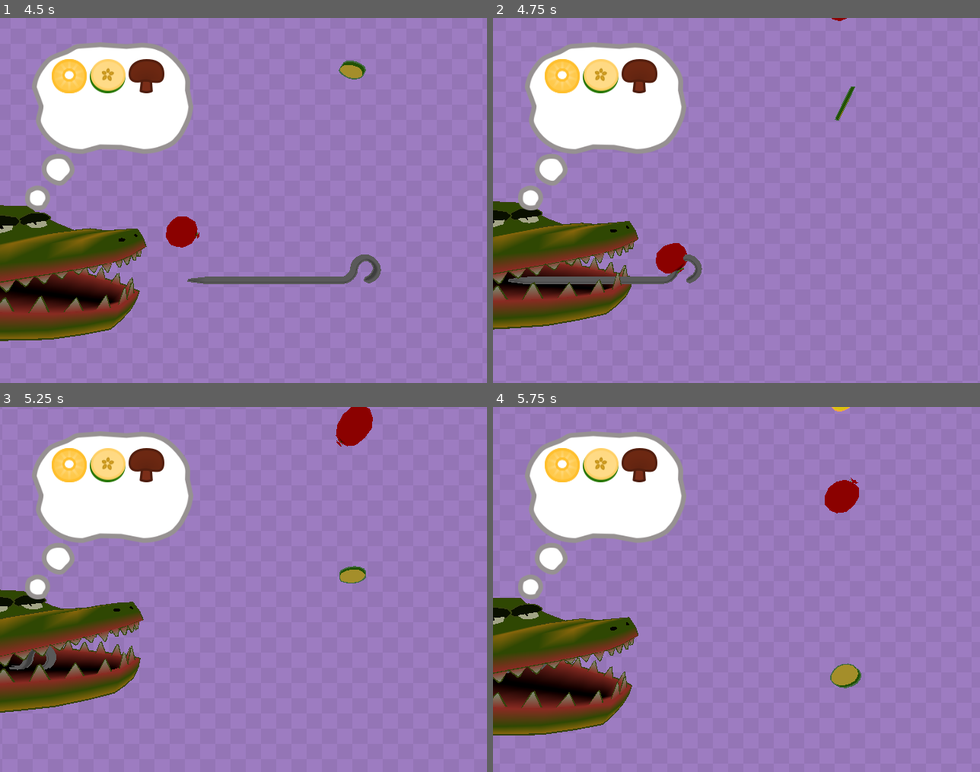
Above: before the commit, frames 1-4 (two rows, left to right).
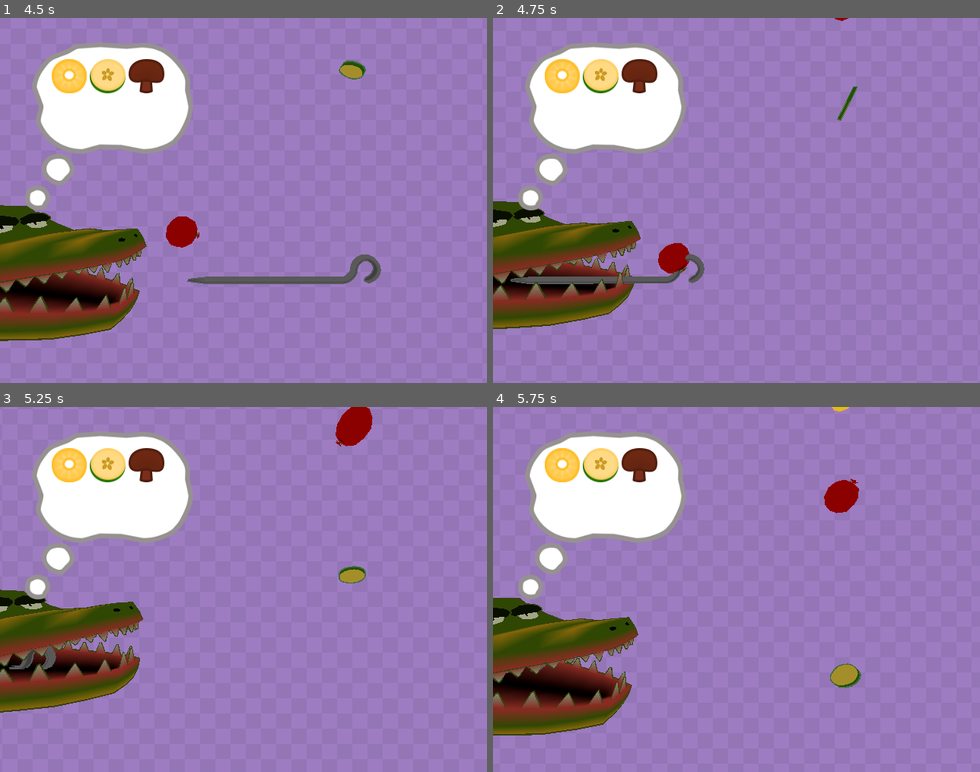
Above: after the commit, the same moments.

Repository: MartinLeGrand/AGES2026GameJam
Game: Godot game, scene res://Project/Maps/GameScene.tscn
Two runs of this game, one before a commit and one after it. Both use one fixed random seed, a clock stepped at 60 frames per second and the inputs below. The engine's default icon, where the game draws it, is replaced by a stand-in: a white triangle on a blue panel in a dark square.
Inputs:
- Up to frame 1 (4.5 s): hold Right (ui_right) 0.53-1.28 s; tap Space (chomp) every 0.75 s from 0.6 to 4.35 s; hold Left (ui_left) 1.28-2.03 s; hold Right (ui_right) 2.03-3.53 s; hold Left (ui_left) from 3.53 s (still down)
- Up to frame 2 (4.75 s): keep holding Left (ui_left)
- Up to frame 3 (5.25 s): keep holding Left (ui_left); tap Space (chomp) at 5.1 s
- Up to frame 4 (5.75 s): keep holding Left (ui_left)

Frame 1 is identical in both runs. In frame 2, 1.4% of the frame differs, in the area x 0-75%, y 0-86%; in frame 3, 0.3%; in frame 4, 0.3%.
Error before the commit: Trying to assign value of type 'Camera3D' to a variable of type 'shaker.gd'. (res://Project/Globals/GameManager/game_manager.gd:23)

Commit message:
Added camerashake and collector to GameScene

Diff:
--- a/Project/Maps/GameScene.tscn
+++ b/Project/Maps/GameScene.tscn
@@ -1,5 +1,6 @@
 [gd_scene format=4 uid="uid://bk7m2ifpl8vbh"]
 
+[ext_resource type="Script" uid="uid://crroxg6q5ov43" path="res://Project/Scripts/shaker.gd" id="1_d62tq"]
 [ext_resource type="PackedScene" uid="uid://ceujt10bqw625" path="res://Project/Prefabs/scrolling_bg_canvas_layer.tscn" id="1_mg1f3"]
 [ext_resource type="PackedScene" uid="uid://dk6kbpeod80hb" path="res://Project/UI/Scenes/UI_OrderThought.tscn" id="1_wot6h"]
 [ext_resource type="PackedScene" uid="uid://b228nggyl5wud" path="res://Project/GameObjects/Spawner/Spawner.tscn" id="2_wot6h"]
@@ -7,6 +8,7 @@
 [ext_resource type="PackedScene" uid="uid://crkma5gafw4qf" path="res://Project/Prefabs/text_effect_spawner.tscn" id="4_e8hnt"]
 [ext_resource type="Script" uid="uid://na5ryfkm6iaj" path="res://Project/Scripts/text_test.gd" id="5_q8uac"]
 [ext_resource type="Material" uid="uid://cx6utliwik3uh" path="res://Project/Materials/vertex_unshaded.tres" id="6_p7xys"]
+[ext_resource type="PackedScene" uid="uid://jhui4717qmye" path="res://Project/GameObjects/Collector/Collector.tscn" id="9_e8hnt"]
 
 [sub_resource type="Environment" id="Environment_d2qli"]
 background_mode = 3
@@ -201,6 +203,7 @@
 transform = Transform3D(1, 0, 0, 0, 1, 0, 0, 0, 1, 0, 0, 3)
 current = true
 fov = 90.0
+script = ExtResource("1_d62tq")
 
 [node name="WorldEnvironment" type="WorldEnvironment" parent="." unique_id=1149292521]
 environment = SubResource("Environment_d2qli")
@@ -228,6 +231,9 @@
 [node name="Crocodile" type="Node3D" parent="." unique_id=215106420]
 transform = Transform3D(-4.371139e-08, 0, -1, 0, 1, 0, 1, 0, -4.371139e-08, -12, -3.855, -5)
 
+[node name="Collector" parent="Crocodile" unique_id=1923489956 instance=ExtResource("9_e8hnt")]
+transform = Transform3D(1, 0, 0, 0, 1, 0, 0, 0, 1, 0, 0.4391284, -2.816393)
+
 [node name="Croc_Top" type="MeshInstance3D" parent="Crocodile" unique_id=1743015791]
 mesh = SubResource("ArrayMesh_6opy2")
 
